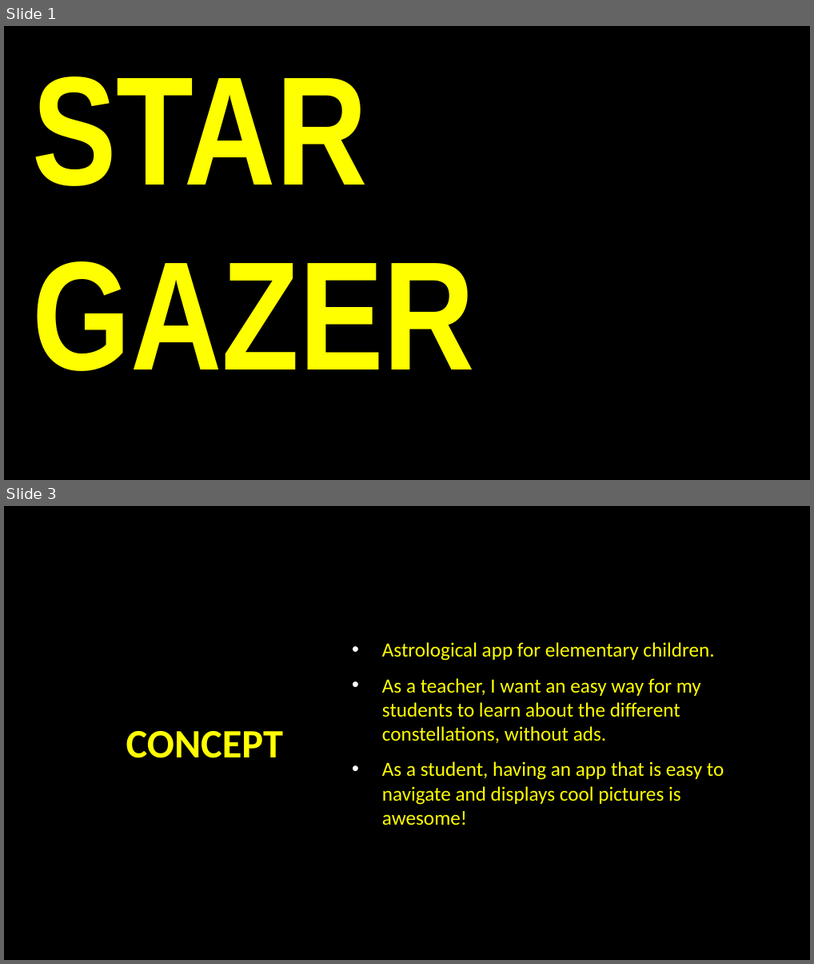
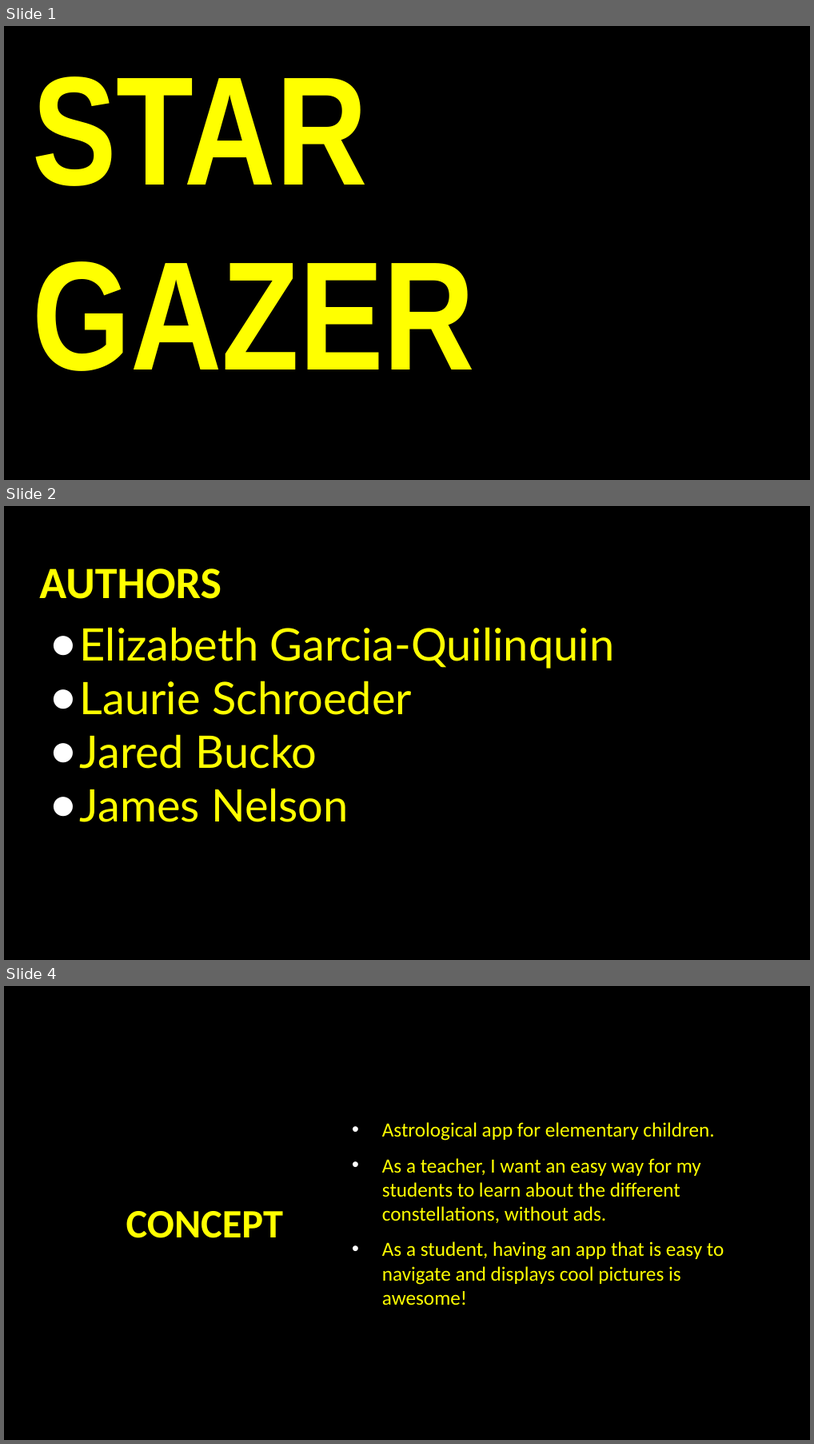
Before and after one commit to alpinelife37/Project-2, a slide deck: Project 2.pptx. Shown one above the other, each under a label of ours: slides 1 and 3 before the commit, slides 1, 2 and 4 after it; the slides between them are not shown. The pictures are 814x964 and 814x1444 pixels, drawn with LibreOffice and Linux fonts; fonts in the diff are those of the drawing; background and template pictures are left out. Boxes give left, top, right and bottom in pixels: in the first picture for what was removed or moved away, otherwise in the second. Text is boxed around its words. In the diff, an @@ line names an element or a change of style, - is before the commit and + after.

```diff
--- a/Project 2.pptx
+++ b/Project 2.pptx
@@ slide 2 added at [4,506,810,960], background picture (left out) @@
@@ title added at [39,568,222,599], 40 pt, text #FFFF00, bold @@
+AUTHORS
@@ text added at [80,627,614,822], 40 pt, text #FFFF00 @@
+● Elizabeth Garcia-Quilinquin
+● Laurie Schroeder
+● Jared Bucko
+● James Nelson
@@ what was slide 3 is now slide 4 @@
```
Also in this commit, not shown: 1 slide changed, 1 other file.
